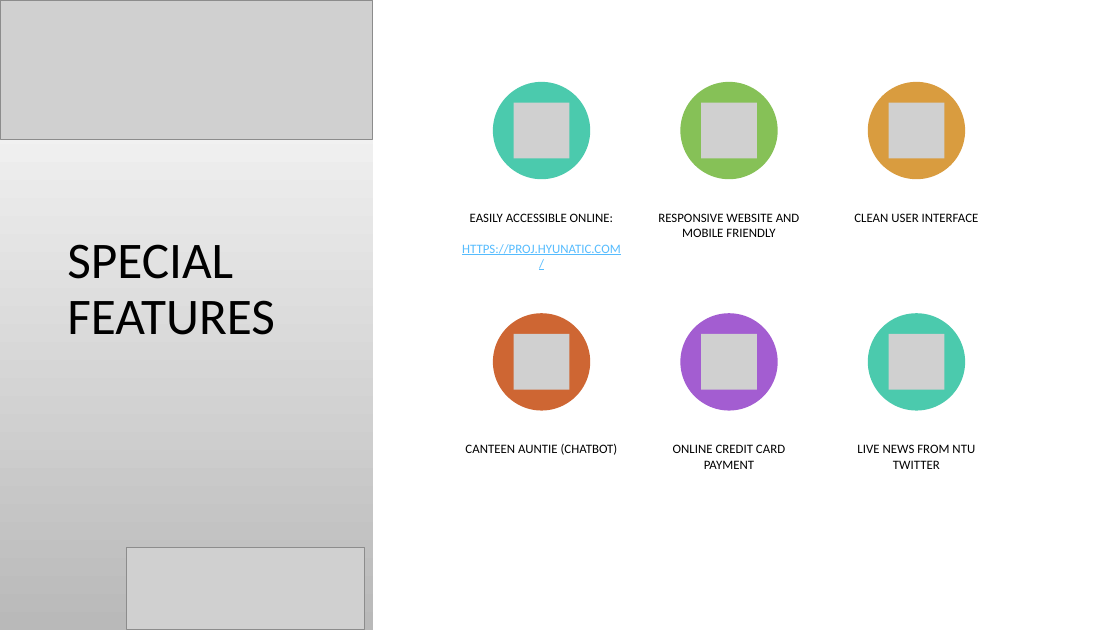
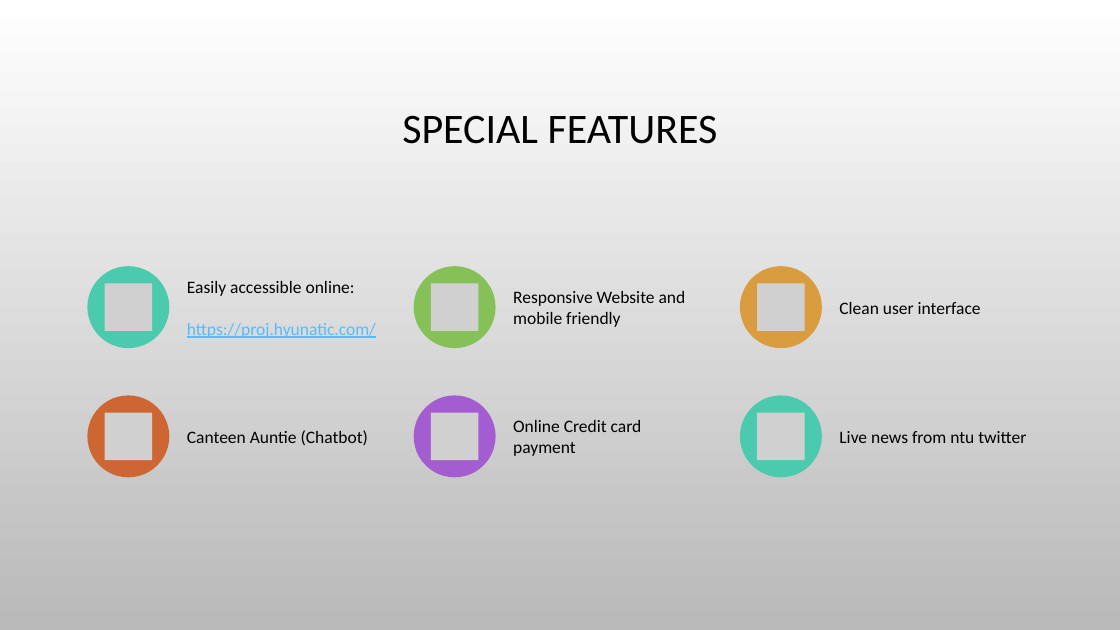
Before and after one commit to hyunatic/cz1003, a slide deck: slide 4 of CX1003 Project.pptx. Drawn at 1120x630 pixels with LibreOffice and Linux fonts; fonts in the diff are those of the drawing; grey boxes stand for pictures; background and template pictures are left out. Boxes give left, top, right and bottom in pixels: in the first picture for what was removed or moved away, otherwise in the second. Text is boxed around its words. In the diff, an @@ line names an element or a change of style, - is before the commit and + after.

```diff
--- a/CX1003 Project.pptx
+++ b/CX1003 Project.pptx
@@ rectangle removed at <box>0,0,373,630</box> @@
@@ picture removed at <box>0,0,373,139</box> @@
@@ rectangle removed at <box>373,0,1120,630</box> @@
@@ title "SPECIAL FEATURES": place and size @@
-title "SPECIAL FEATURES" at <box>67,244,275,335</box>
+title "SPECIAL FEATURES" at <box>402,115,718,144</box>
@@ title "SPECIAL FEATURES" at <box>402,115,718,144</box>: size 44 to 36 pt, text colour #000000 to #0EA2C7; alignment left to centre @@
@@ ellipse: place and size @@
-ellipse at <box>493,82,591,179</box>
+ellipse at <box>87,266,170,349</box>
@@ ellipse: place and size @@
-ellipse at <box>681,82,778,179</box>
+ellipse at <box>413,266,496,349</box>
@@ ellipse: place and size @@
-ellipse at <box>868,82,965,179</box>
+ellipse at <box>740,266,823,349</box>
@@ text at <box>187,281,376,338</box>: text changed; size 11 to 15 pt @@
-EASILY ACCESSIBLE ONLINE:
-HTTPS://PROJ.HYUNATIC.COM/
+Easily accessible online:
+https://proj.hyunatic.com/
@@ picture: place and size @@
-picture at <box>889,103,944,158</box>
+picture at <box>431,283,479,331</box>
@@ text at <box>513,291,686,327</box>: text changed; size 11 to 15 pt; text colour #000000 to #0EA2C7 @@
-RESPONSIVE WEBSITE AND MOBILE FRIENDLY
+Responsive Website and mobile friendly
@@ text at <box>839,302,981,314</box>: text changed; size 11 to 15 pt; text colour #000000 to #0EA2C7 @@
-CLEAN USER INTERFACE
+Clean user interface
@@ group removed at <box>513,103,944,390</box>: 5 pictures @@
@@ ellipse: place and size @@
-ellipse at <box>493,313,591,411</box>
+ellipse at <box>87,396,170,478</box>
@@ vertical alignment top to middle in 6 elements at <box>839,431,1026,443</box>, <box>839,302,981,314</box>, <box>513,420,642,456</box>, <box>513,291,686,327</box>, <box>187,281,376,338</box>, <box>187,430,368,445</box> @@
@@ ellipse: place and size @@
-ellipse at <box>681,313,778,411</box>
+ellipse at <box>413,396,496,478</box>
@@ ellipse: place and size @@
-ellipse at <box>868,313,965,411</box>
+ellipse at <box>740,396,823,478</box>
@@ group added at <box>105,283,805,460</box>: 5 pictures @@
@@ text at <box>187,430,368,445</box>: text changed; size 11 to 15 pt; text colour #000000 to #0EA2C7 @@
-CANTEEN AUNTIE (CHATBOT)
+Canteen Auntie (Chatbot)
@@ text at <box>513,420,642,456</box>: text changed; size 11 to 15 pt; text colour #000000 to #0EA2C7 @@
-ONLINE CREDIT CARD PAYMENT
+Online Credit card payment
@@ text at <box>839,431,1026,443</box>: text changed; size 11 to 15 pt; text colour #000000 to #0EA2C7 @@
-LIVE NEWS FROM NTU TWITTER
+Live news from ntu twitter
@@ picture removed at <box>127,548,365,630</box> @@
```
Also in this commit, not shown: 6 other slides changed, 1 other file.
